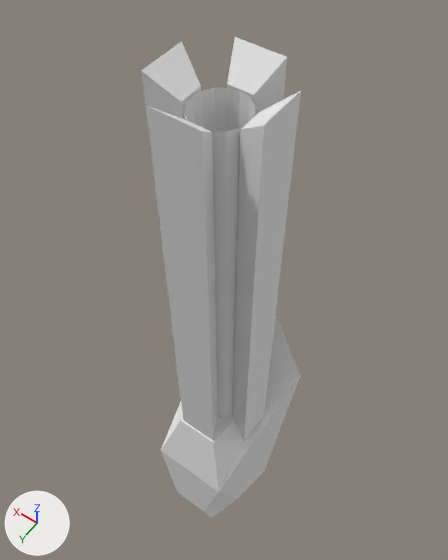
An edit to the Blender file Assets/Models/Weapons/Coilgun/Coilgun.blend, drawn before and after from the same camera.
One viewpoint serves both versions: a 50 mm lens placed at (-0.87, 1.5, 3.96), pointed at (0.2, 0.0, 1.61). Every picture has the same lights, and +X, +Y and +Z are marked at lower left.

Objects in the first picture: 'Chaingun_Mesh'.
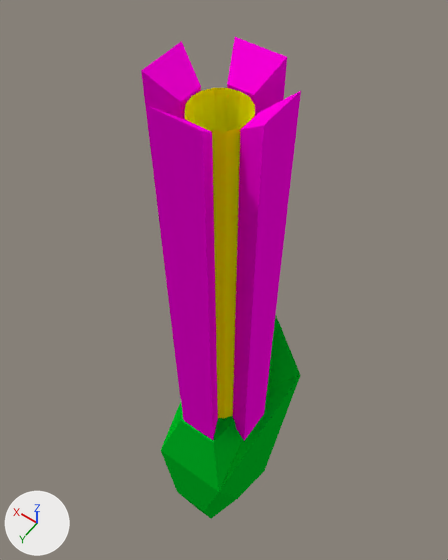
Pixel boxes [x1, y1, x2, y2] of what changed, in the pictures (448 x 560 px):
part 1 of me_chaingun_mesh, recoloured (white to yellow): [185, 88, 255, 418] in both
part 2 of me_chaingun_mesh, recoloured (white to pink): [141, 58, 301, 441] in both
part 3 of me_chaingun_mesh, recoloured (white to pink): [141, 37, 300, 132] in both
part 4 of me_chaingun_mesh, recoloured (white to green): [161, 315, 301, 518] in both

The change in detail:
Material 'Coil' (mat_coil) is new.
Its base color is (1.0, 0.987, 0.0) (yellow #fffe00).
Material 'Chassis' (mat_chassis) is new.
Its base color is (0.0, 0.507, 0.0199) (green #00bd27).
Material 'BarrelHolder' (mat_barrelholder) is new.
Its base color is (1.0, 0.0, 0.765) (pink #ff00e3).
me_chaingun_mesh has 86 vertices, 86 faces and spans x -0.55..0.55, y 0.0..1.24, z -0.64..5.92.
me_chaingun_mesh is used by ob_chaingun_mesh; location (0.0, 0.0, 0.0); scale (0.5, 0.5, 0.5).
me_chaingun_mesh part 1: all 32 faces centred in x -0.19..0.2, y 0.41..0.8, z 3.88..4.6 switch from mat_material (white #e7e7e7) to mat_coil (yellow #fffe00).
me_chaingun_mesh part 2: 16 of the faces centred in x -0.41..0.41, y 0.2..1.01, z 3.88..3.97 switch from mat_material (white #e7e7e7) to mat_barrelholder (pink #ff00e3).
me_chaingun_mesh part 3: 4 of the faces centred in x -0.31..0.31, y 0.3..0.91, z 5.83 switch from mat_material (white #e7e7e7) to mat_barrelholder (pink #ff00e3).
me_chaingun_mesh part 4: 18 of the faces centred in x -0.36..0.36, y 0.0..1.22, z -0.64..3.31 switch from mat_material (white #e7e7e7) to mat_chassis (green #00bd27).
